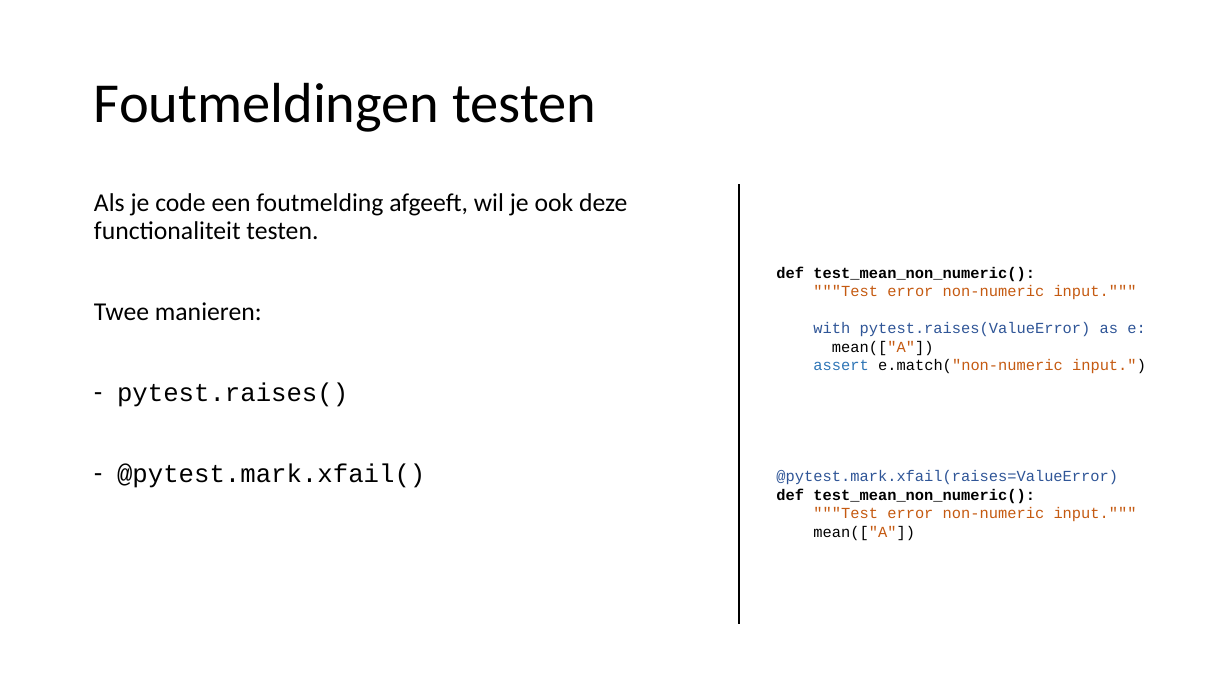
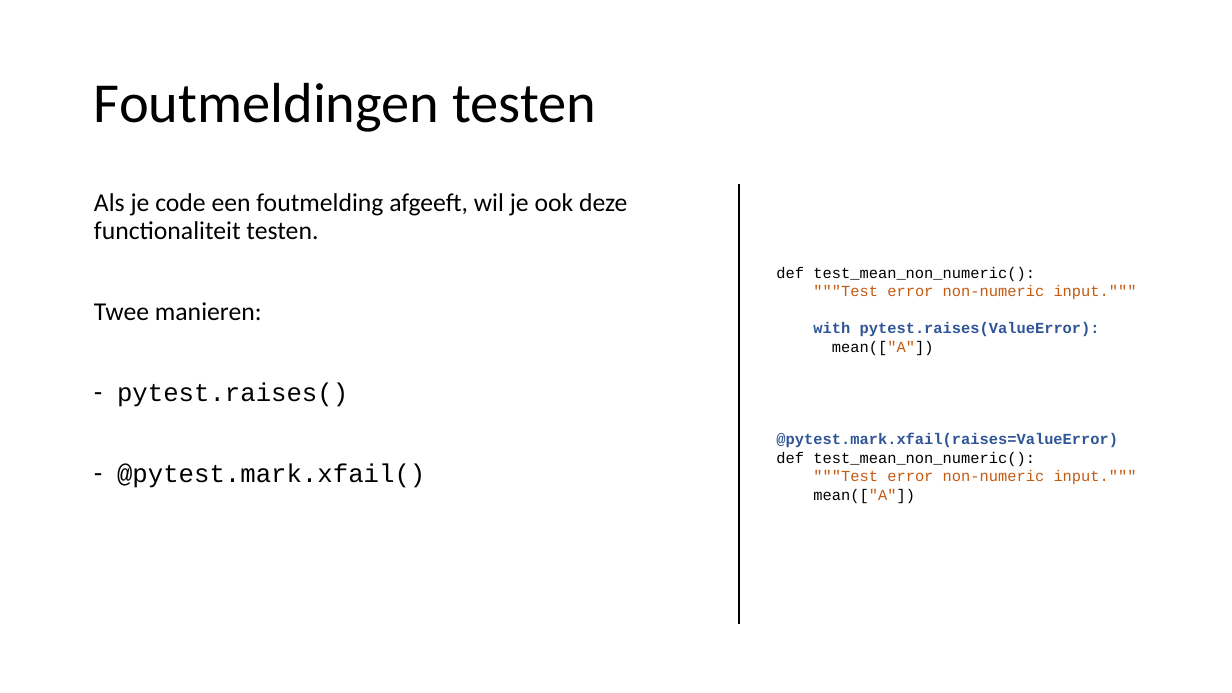
Before and after one commit to LFKoning/knowledge-sharing, a slide deck: slide 52 of python_course/2_production_code/python_cursus_2.pptx (slide 51 before the commit). Drawn at 1232x693 pixels with LibreOffice and Linux fonts; fonts in the diff are those of the drawing. Boxes give left, top, right and bottom in pixels: in the first picture for what was removed or moved away, otherwise in the second. Text is boxed around its words. In the diff, an @@ line names an element or a change of style, - is before the commit and + after.

```diff
--- a/python_course/2_production_code/python_cursus_2.pptx
+++ b/python_course/2_production_code/python_cursus_2.pptx
@@ text at (776, 267, 1118, 467): bold off in "def test_mean_non_numeric():", "def test_mean_non_numeric():"; bold on in "@pytest.mark.xfail(raises=ValueError)" @@
@@ text at (813, 322, 1100, 336): text changed; bold on @@
-with pytest.raises(ValueError) as e:
+with pytest.raises(ValueError):
@@ text at (813, 359, 1146, 374): paragraph removed @@
-assert e.match("non-numeric input.")
```
Also in this commit, not shown: 5 other slides changed, 1 slide added, 1 other file.
